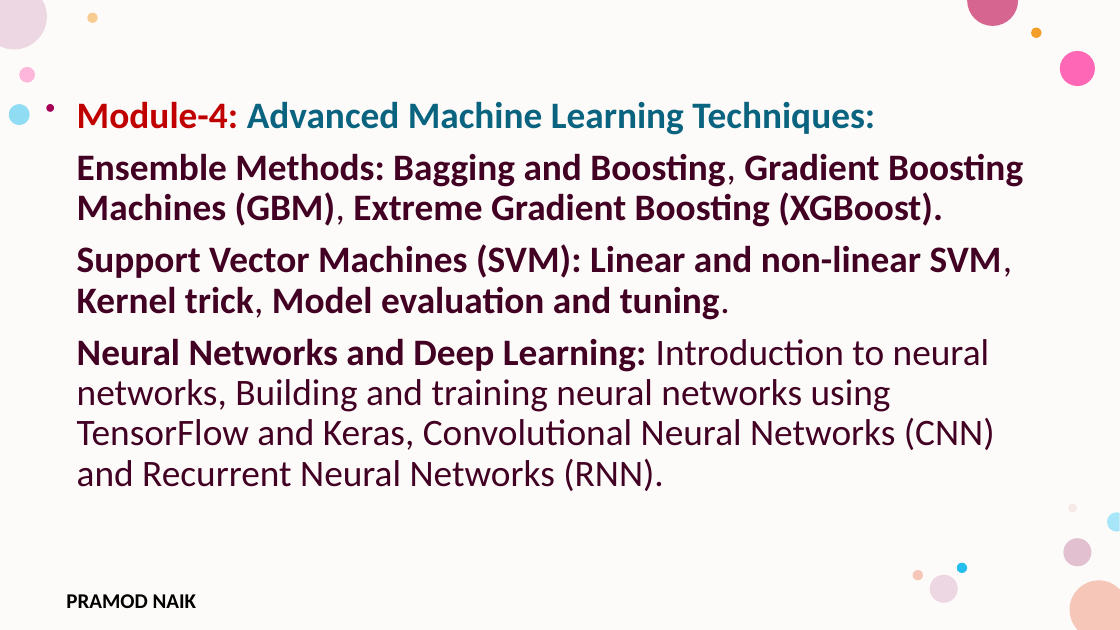
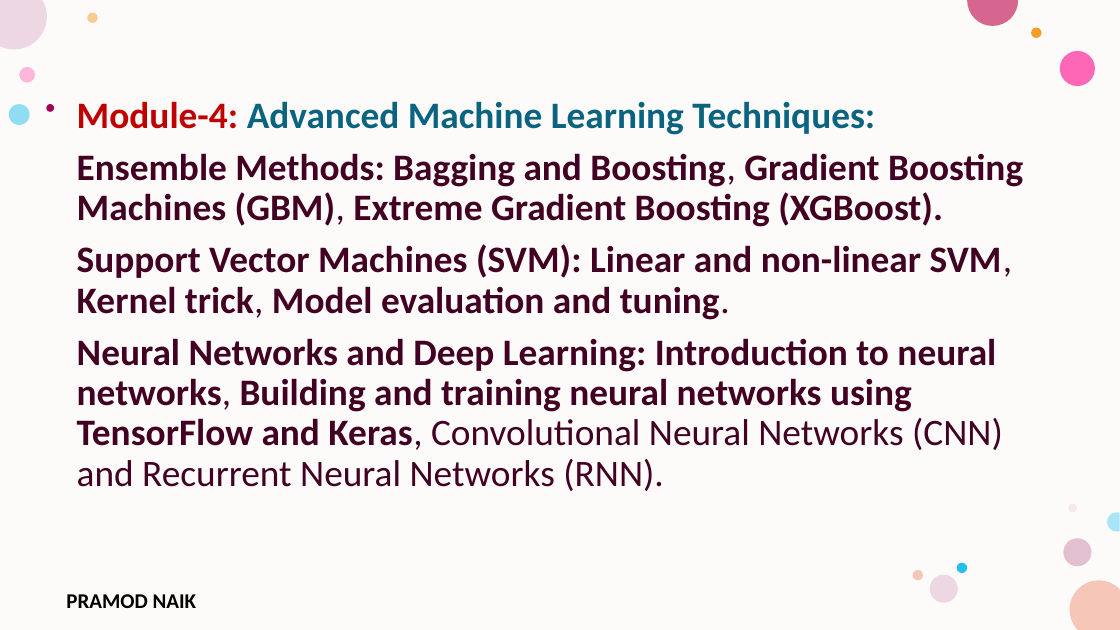
Before and after one commit to PRAMODNAIK-DEV/MCA-2nd-Sem-ML-Data-Analytics-Shridevi-College, a slide deck: slide 77 of Theory Class-Notes/Unit-4 Advanced Machine Learning Techniques.pptx (slide 60 before the commit). Drawn at 1120x630 pixels with LibreOffice and Linux fonts; fonts in the diff are those of the drawing; background and template pictures are left out. Boxes give left, top, right and bottom in pixels: in the first picture for what was removed or moved away, otherwise in the second. Text is boxed around its words. In the diff, an @@ line names an element or a change of style, - is before the commit and + after.

```diff
--- a/Theory Class-Notes/Unit-4 Advanced Machine Learning Techniques.pptx
+++ b/Theory Class-Notes/Unit-4 Advanced Machine Learning Techniques.pptx
@@ text at [77,338,1003,491]: bold on in "Introduction to neural networks, Building and training ..." @@
```
Also in this commit, not shown: 1 other slide changed, 25 slides added, 1 other file.
